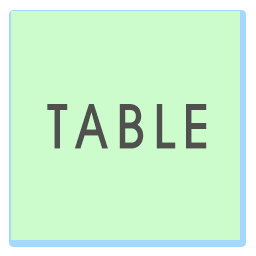
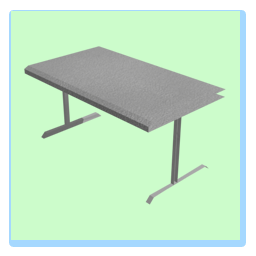
Before/after of a 256 x 256 layered artwork. What changed in the layer stack:
hid "TABLE" over left=47, top=104, right=207, bottom=149
added layer "Layer 4" above "Rectangle 1" over left=24, top=46, right=226, bottom=205
